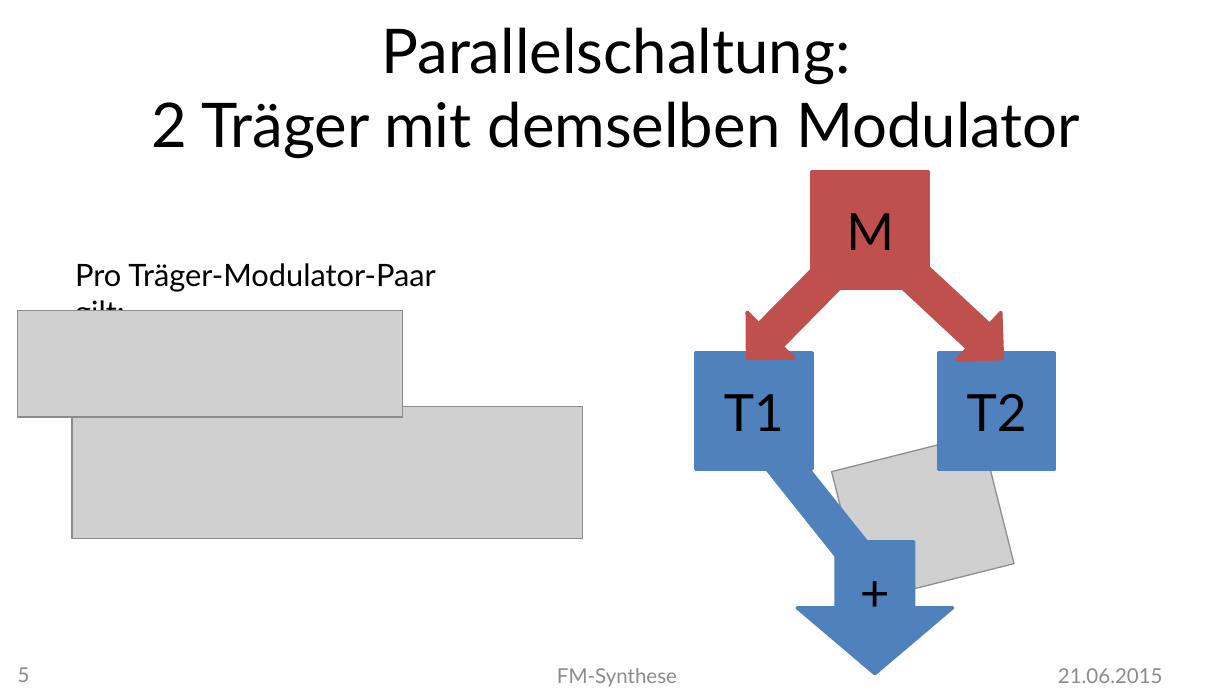
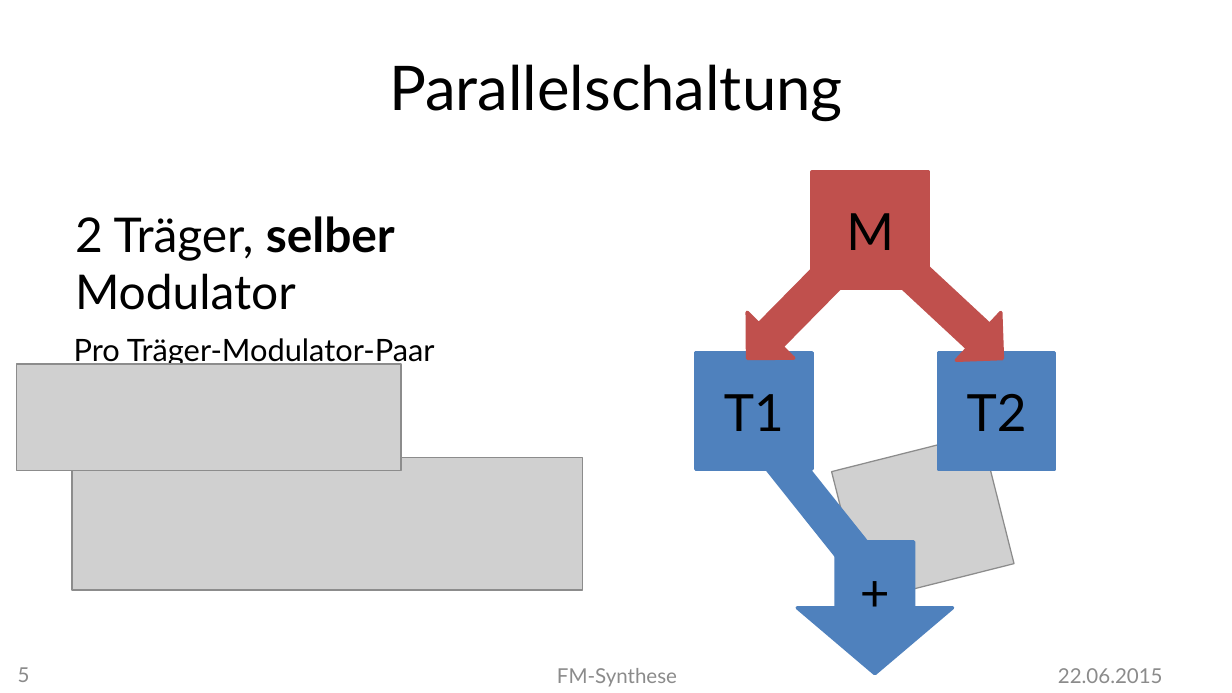
Before and after one commit to MBulli/VSeminar, a slide deck: slide 5 of Praesentation/FMSynthese-Matze.pptx. Drawn at 1232x693 pixels with LibreOffice and Linux fonts; fonts in the diff are those of the drawing; grey boxes stand for pictures; background and template pictures are left out. Boxes give left, top, right and bottom in pixels: in the first picture for what was removed or moved away, otherwise in the second. Text is boxed around its words. In the diff, an @@ line names an element or a change of style, - is before the commit and + after.

```diff
--- a/Praesentation/FMSynthese-Matze.pptx
+++ b/Praesentation/FMSynthese-Matze.pptx
@@ title at [389, 64, 843, 121]: text changed @@
-Parallelschaltung:
-2 Träger mit demselben Modulator
+Parallelschaltung
@@ text added at [75, 216, 395, 310], 28 pt, text #000000 @@
+2 Träger, selber Modulator
@@ text "Pro Träger-Modulator-Paar gilt:" rewrapped from [75, 263, 436, 311] to [74, 338, 435, 367] @@
@@ picture: place and size @@
-picture at [17, 310, 402, 416]
+picture at [16, 365, 400, 471]
@@ picture: place and size @@
-picture at [71, 407, 582, 538]
+picture at [71, 458, 582, 590]
@@ text at [1058, 668, 1163, 683]: text changed @@
-21.06.2015
+22.06.2015
```
Also in this commit, not shown: 18 other slides changed, 1 slide added.
